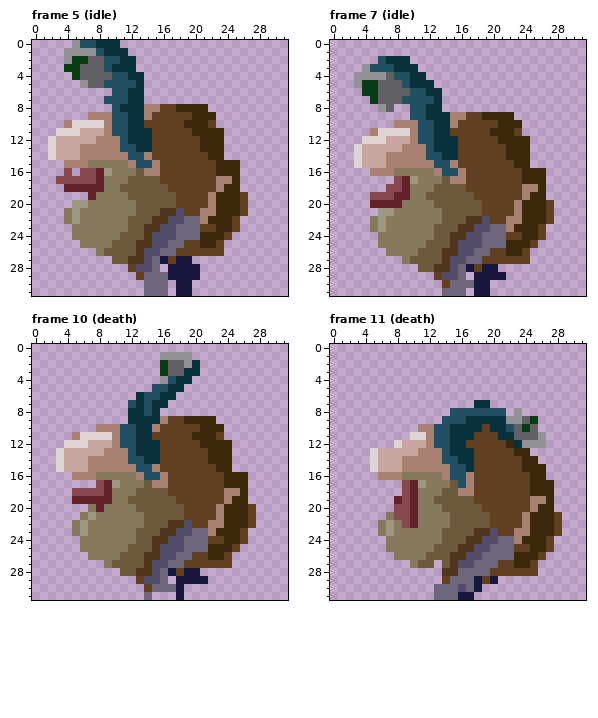
Two states of a pixel-art file, asset-sources/sprites/enemies/the_what.aseprite. Above, as it was before the edit.
32x32 pixels, 21 frames. Shown: frame 5 (idle), frame 7 (idle), frame 10 (death), frame 11 (death). The commit also changed other frames, which this record leaves out.
After the commit:
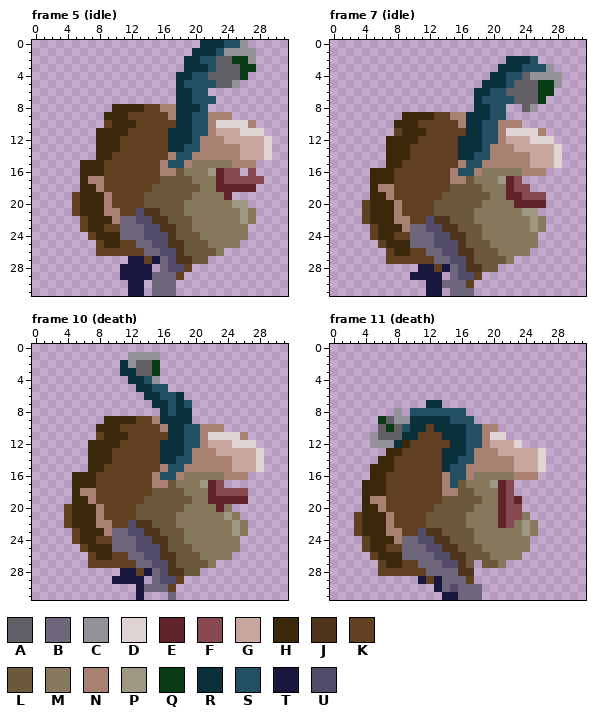
Palette (. is transparent): A #635f66  B #6e677c  C #949299  D #dfd4d3  E #61222a  F #874850  G #c7a7a0  H #3b2709  J #4e351c  K #614022  L #6c583b  M #86795e  N #a88173  P #9e9782  Q #093b14  R #09313b  S #224f61  T #1a173f  U #524b69
The exact change:
Changed rows in their new state; - is an unchanged pixel.
Frame 5 (idle):
first column x 2:
 0 ---......----------RRRSSC---
 1 --........--------RRRSCCCC--
 2 --.........------RRSSAAQQC--
 3 --.........------RRRSAAAQQ--
 4 ---.........----RRSSAAAAQ---
 5 ----........----RSSSSAAC----
 6 --------....----RRSS--------
 7 -------.....----RRSSS-------
 8 --------HHHHKKNNRRRS--------
 9 -----..HHHKKK--NRRSSNNN-----
10 --.....KHHHK----RRSSNDDDDN--
11 -.....HHHHKKK--RRRSSNGGGDDD-
12 ......HHHKKKK--RRRSNNNGGGGGD
13 ......HHHKKKK--RRSSNNNNNGGGD
14 ......HHKKKKK--NSSNNNNNNGGGD
15 --..HHHKKKKKKKNSSNMMMMMNNN--
16 --.-HHHKKKKKKKNNLMMMPEFF-F--
17 -...HNNKKKKKKKLLLLMMMEFFFFF-
18 --..HHNKKKKKK--LLLLMMEEEEE--
19 ---KHHHNKKKK----LLMMMME..---
20 ---KHHHNKKKK----LMMMMMMPP---
21 --.KHHHNNKKUJJLLLMMMMMMMPM--
22 --..KHHHNBBUU--LLLMMMMMMPM--
23 ---.KHHKKBBBUUJJLLMMMMMMM---
24 ---..KHHHBBBU--JLLLMMMMMM---
25 ----..KHHKKBB--JJLLLMMMM----
26 ------KKKKKKBBUUJLLLLM------
27 --------..TTKTBUJJLL--------
28 ---------TTTT.BUUK.---------
29 ---------TTTT--BK..---------
30 ----------TT.--B..----------
31 ----------TT.--B..----------
Frame 7 (idle):
first column x 3:
 2 ---....------------RRRS---
 3 -.......----------RRRSSSC-
 4 .........--------RRSSACCCC
 5 ..........------RRRSAAAQQC
 6 -..........----RRSSAAAAQQ-
 7 --.........----RSSSSAAAQ--
 8 ---..--....----RRSS--AC---
 9 ------HHHHKK--RRRSS.------
10 -----HHHKKKKKNRRSSNNN-----
11 --...KHHHKKK--RRSSNDDDDN--
12 -...HHHHKKKKKRRRSSNGGGDDD-
13 ....HHHKKKKKKRRRSNNNGGGGGD
14 ....HHHKKKKKKRRSSNNNNNGGGD
15 ....HHKKKKKKKNSSNNNNNNGGGD
16 --HHHKKKKKKKNSSNMMMMMNNN--
17 --HHHKKKKKKK--LMMMPEF...--
18 --HNNKKKKKKK--LLMMMEFF..--
19 --HHNKKKKKK----LLMMEEFFF--
20 -KHHHNKKKK------MMMMEEEE.-
21 -KHHHNKKKKL----MMMMMMPP..-
22 -KHHHNNKKUJJ--LMMMMMMMPM.-
23 --KHHHNBBUUJJLLLMMMMMMPM--
24 --KHHKKBBBUU--LLMMMMMMM.--
25 ---KHHHBBBUUUJLLLMMMMMM---
26 ----KHHKKBBUUJJLLLMMMM----
27 ----KKKKKKBB--JLLLLM..----
28 --------TTKTBUJJLL--------
29 -------TTTT.BUUK...-------
30 ---------TTB--K..---------
31 ---------TT.--B..---------
Frame 10 (death):
first column x 3:
 1 ---------CCCC....---------
 2 --------RCAAQ.....--------
 3 --------RRAAQ.....--------
 4 ---------RRSC....---------
 5 ----------RR--..----------
 6 ----------.RRSSR----------
 7 ---------...--SRS---------
 8 ---------....RSRR---------
 9 ------HHHHKKNRRRR...------
10 -----HHHKKKKKNRRSSNNN-----
11 --...KHHHKKK--RRSSNDDDDN--
12 -...HHHHKKKKKRRRSSNGGGDDD-
13 ....HHHKKKKKKRRRSNNNGGGGGD
14 ....HHHKKKKKKRRSSNNNNNGGGD
15 ....HHKKKKKKKNSSNNNNNNGGGD
16 --HHHKKKKKKKNSSNMMMMMNNN--
17 --HHHKKKKKKK--LMMMPEF...--
18 --HNNKKKKKKK--LLMMMEFFFF--
19 --HHNKKKKKK----LLMMEEEEE--
20 -KHHHNKKKK------MMMMEM...-
21 -KHHHNKKKKL----MMMMMMPM..-
22 -KHHHNNKKUJJ--LMMMMMMMPM.-
23 --KHHHNBBUUJJLLLMMMMMMPM--
24 --KHHKKBBBUU--LLMMMMMMM.--
25 ---KHHHBBBUUUJLLLMMMMMM---
26 ----KHHKKBBUUJJLLLMMMM----
27 ----KKKKKKBB--JLLLLM..----
28 --------TTKTBUJJLL--------
29 -------TTTT.BUUK...-------
30 ----------TB--K.----------
31 ----------T.--B.----------
Frame 11 (death):
first column x 3:
 7 ---------RR----..---------
 8 -----C-SSSSS--.....-.-----
 9 ---QACCRRRRR--S........---
10 ---AQASRRKRR--SSNN.....---
11 --CAAARRKKKR--SSNDD.....--
12 --CCCRHKKKKK--SSNGGGD...--
13 --..HHKKKKKR--SNNNGGGGGD--
14 --.HHKKKKKKRRSSNNNNNGGGD--
15 --HHHKKKKKKR--NNNNNNGGGD--
16 --HHKKKKKKK----MMMMMNNN.--
17 -HHHKKKKKKKNSLMMMPEF.....-
18 -HHHKKKKKKKNNLLMMMEF.....-
19 -HNNKKKKKKK----LMMEFE....-
20 -HHNKKKKKKL----MMMEFF....-
21 KHHHNKKKKLLL--MMMMEFFM....
22 KHHHNKKKKLLL--MMMMEFMPM...
23 KHHHNNKKUJJ----MMMMMMPM...
24 -KHHHNBBUUJJ--LMMMMMMM...-
25 -KHHKKBBBUUJJLLLMMMMMM...-
26 --KHHHBBBBUU--LLLMMMM...--
27 ---KHHKKBBBUUJL.LLM....---
28 ---KKKKKKBBBBJJ........---
29 --------TKTB--K...--------
30 ----------T-UB-B----------
31 ----------.TTBBB----------
Changed places in both pictures, as pixel boxes (x1, y1, x2, y2):
changed: (48, 40, 272, 296)
changed: (354, 56, 562, 296)
changed: (56, 352, 264, 600)
changed: (354, 400, 562, 600)
